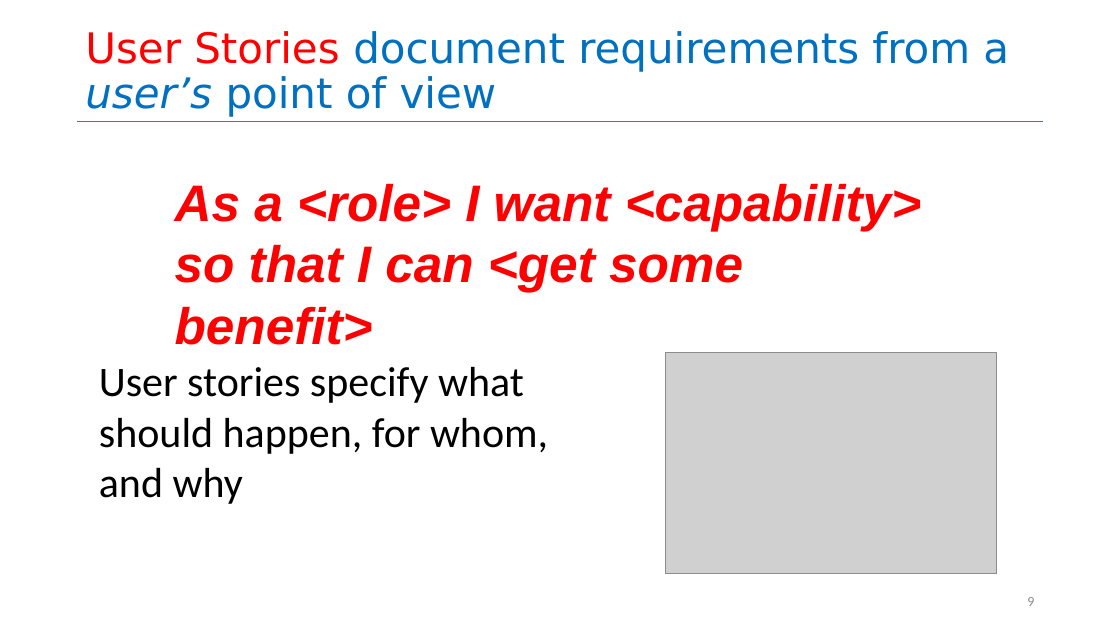
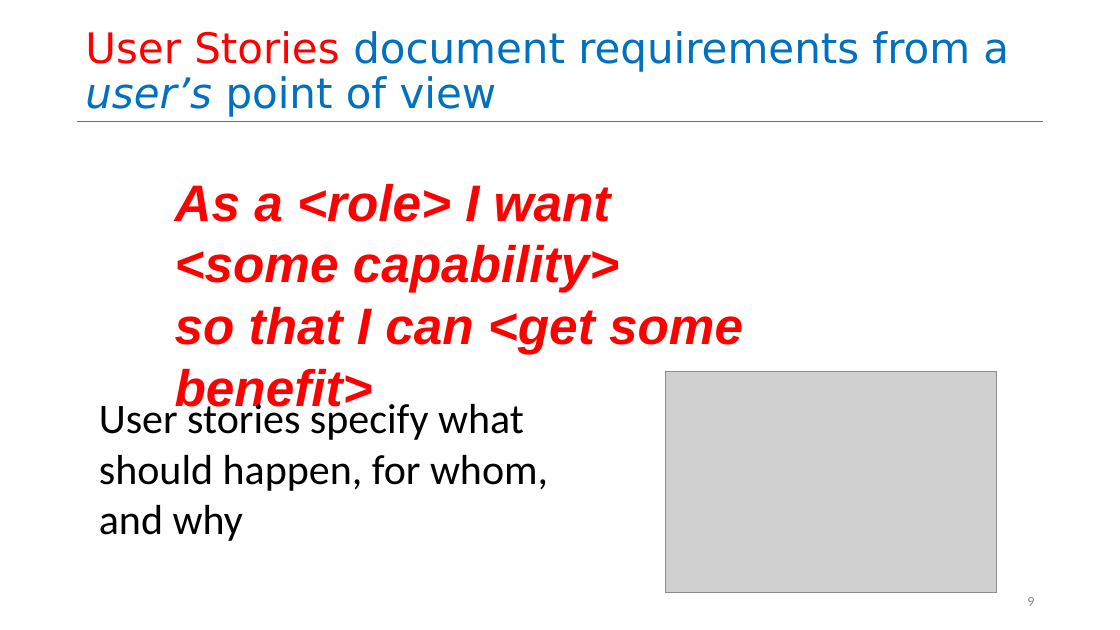
Before and after one commit to neu-se/CS4530-Spring-2025, a slide deck: slide 9 of Slides/Module 01.2 Requirements Gathering.pptx. Drawn at 1120x630 pixels with LibreOffice and Linux fonts; fonts in the diff are those of the drawing; grey boxes stand for pictures. Boxes give left, top, right and bottom in pixels: in the first picture for what was removed or moved away, otherwise in the second. Text is boxed around its words. In the diff, an @@ line names an element or a change of style, - is before the commit and + after.

```diff
--- a/Slides/Module 01.2 Requirements Gathering.pptx
+++ b/Slides/Module 01.2 Requirements Gathering.pptx
@@ text at (175, 183, 743, 354): text changed @@
-As a <role> I want <capability> so that I can <get some benefit>
+As a <role> I want
+<some capability>
+so that I can <get some benefit>
@@ picture: place and size @@
-picture at (665, 353, 997, 574)
+picture at (665, 372, 997, 593)
@@ text "User stories specify what should ..." rewrapped from (99, 367, 548, 504) to (99, 399, 548, 541) @@
```
Also in this commit, not shown: 4 other slides changed, 1 slide added, 3 other files.
